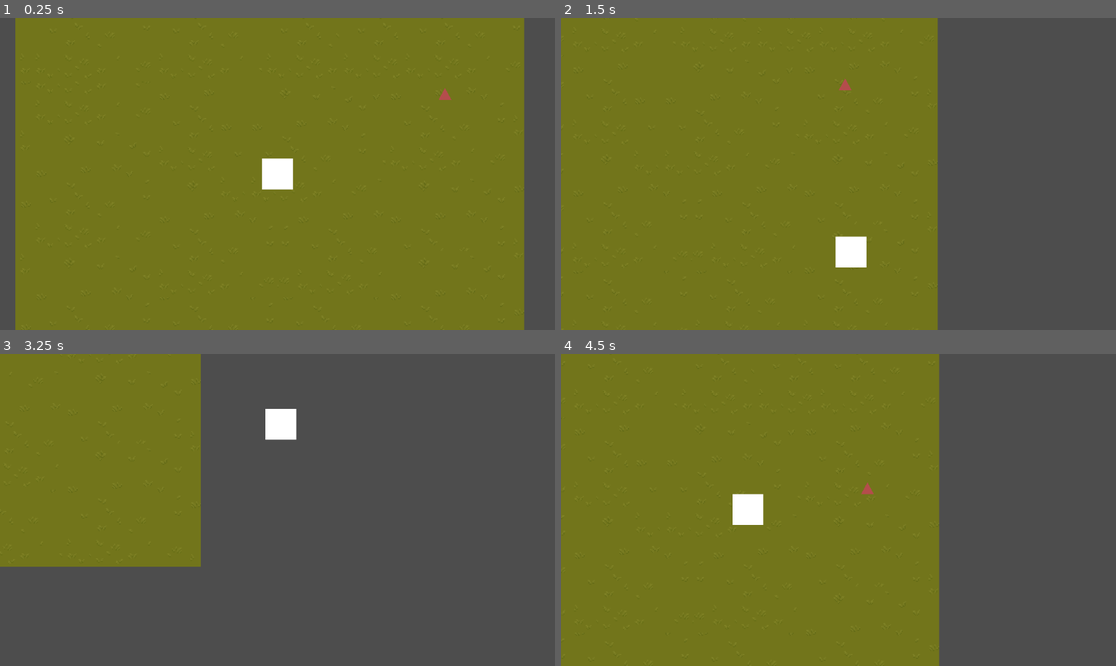
Above: before the commit, frames 1-4 (two rows, left to right).
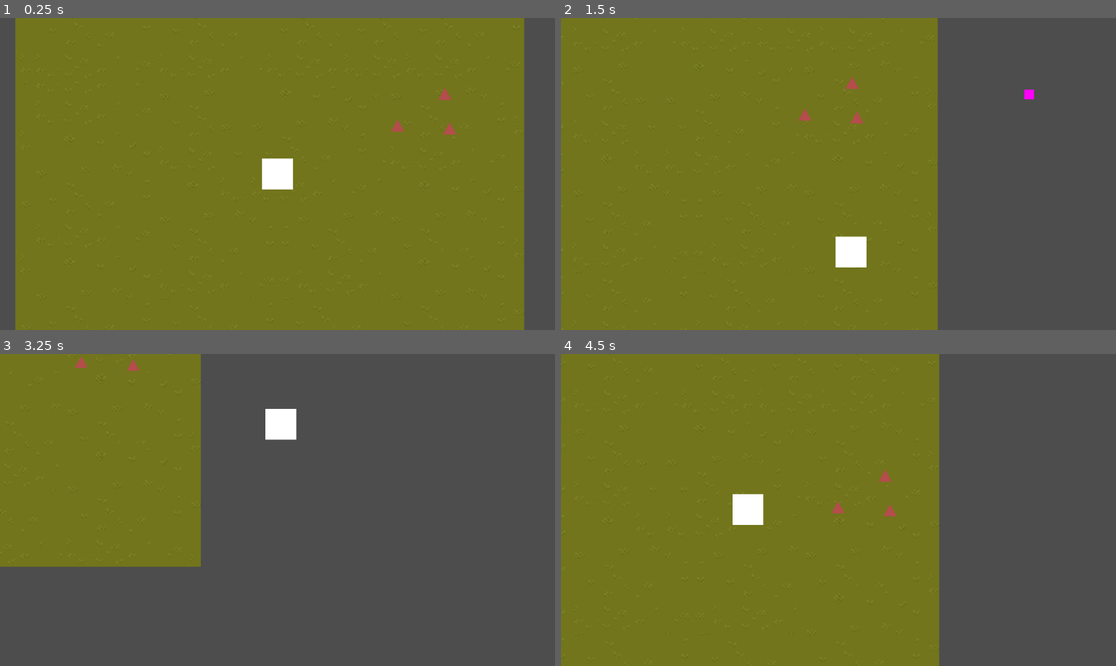
Above: after the commit, the same moments.

Repository: IronShackle/BoneNMortar
Game: Godot game, scene res://game.tscn
The game is run twice, just before and just after one commit, with the same random seed, the same clock (stepped at 60 frames per second) and the same inputs.
Inputs (mouse positions are in pixels of both pictures, inside the frame that each line leads up to):
- Up to frame 1 (0.25 s): no input
- Up to frame 2 (1.5 s): move the mouse to (960, 158) at 0.52 s; hold D (ui_right) 0.53-1.28 s; click (960, 158) at 0.6 s; move the mouse to (727, 189) at 1.27 s; hold S (ui_down) from 1.28 s (still down); tap Space (dodge) at 1.35 s
- Up to frame 3 (3.25 s): move the mouse to (333, 441) at 2.02 s; release S (ui_down) at 2.03 s; hold D (ui_right) 2.03-2.78 s; click (333, 441) at 2.1 s; move the mouse to (249, 572) at 2.77 s; hold W (ui_up) from 2.78 s (still down); tap Space (dodge) at 2.85 s
- Up to frame 4 (4.5 s): move the mouse to (1005, 556) at 3.52 s; release W (ui_up) at 3.53 s; hold A (ui_left) from 3.53 s (still down); click (1005, 556) at 3.6 s; move the mouse to (672, 463) at 4.27 s; tap Space (dodge) at 4.35 s

The runs differ from the first frame. In frame 1, 0.1% of the frame differs, in the area x 70-83%, y 22-38%; in frame 2, 0.2%, in the area x 42-86%, y 18-34%; in frame 3, less than 0.1%; in frame 4, 0.2%.
Error before the commit: Parse Error: Function "can_hit()" not found in base self. (res://Systems/Combat/hitbox.gd:47)

Commit message:
some other bullshit

Diff:
--- a/Systems/Combat/hitbox.gd
+++ b/Systems/Combat/hitbox.gd
@@ -43,15 +43,7 @@
 	var owner_entity = hurtbox.get_parent()
 	print("[Hitbox] Owner entity: ", owner_entity.name if owner_entity else "null")
 
-	# Check if we can hit this entity (for hit_once logic)
-	if not can_hit(owner_entity):
-		print("[Hitbox] Already hit this entity, ignoring")
-		return
-
 	hit_detected.emit(hurtbox, owner_entity)
-
-	# Register the hit
-	register_hit(owner_entity)
 	print("[Hitbox] Hit registered, emitting hit_detected signal")
 
 	# Emit signal so projectiles/other systems can respond
--- a/game.tscn
+++ b/game.tscn
@@ -281,10 +281,17 @@
 dodge_duration = 0.2
 
 [node name="Shadow Flame" parent="Player" index="4"]
+projectile_max_hits = 2
 movement_modifier = 2.0
 
 [node name="MobBase" parent="." instance=ExtResource("3_feb5d")]
 position = Vector2(178, -83)
 
+[node name="MobBase2" parent="." instance=ExtResource("3_feb5d")]
+position = Vector2(183, -47)
+
+[node name="MobBase3" parent="." instance=ExtResource("3_feb5d")]
+position = Vector2(129, -50)
+
 [editable path="Player"]
 [editable path="MobBase"]
--- a/mob_base.gd
+++ b/mob_base.gd
@@ -54,16 +54,10 @@
 
 ## Virtual - handle being hit
 func _on_hit_by_hitbox(hitbox: Hitbox) -> void:
-	# Check if hitbox can hit us
-	if not hitbox.can_hit(self):
-		return
-
 	# Apply damage
 	if health_component:
 		health_component.lose_life(hitbox.damage, hitbox.get_parent())
 
-	# Register that this hitbox hit us
-	hitbox.register_hit(self)
 
 # Public API
 func get_movement_component() -> MovementComponent:
